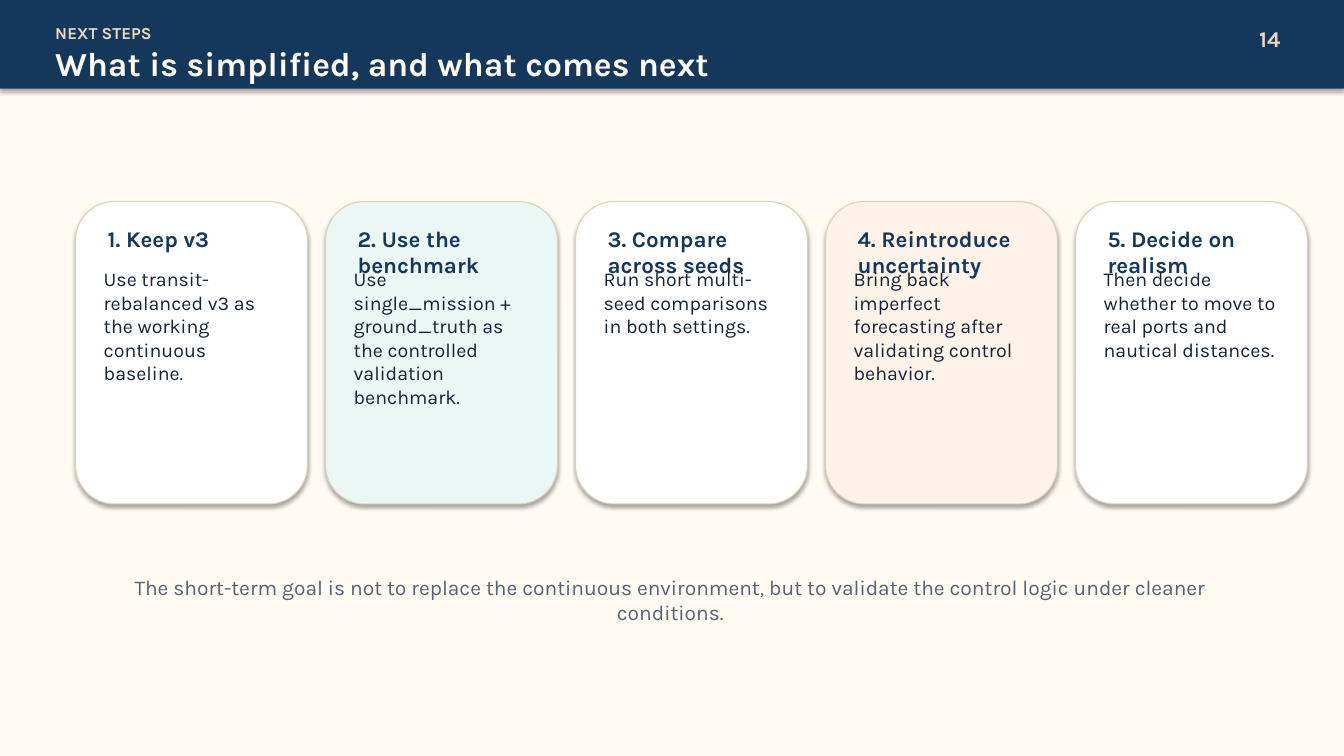
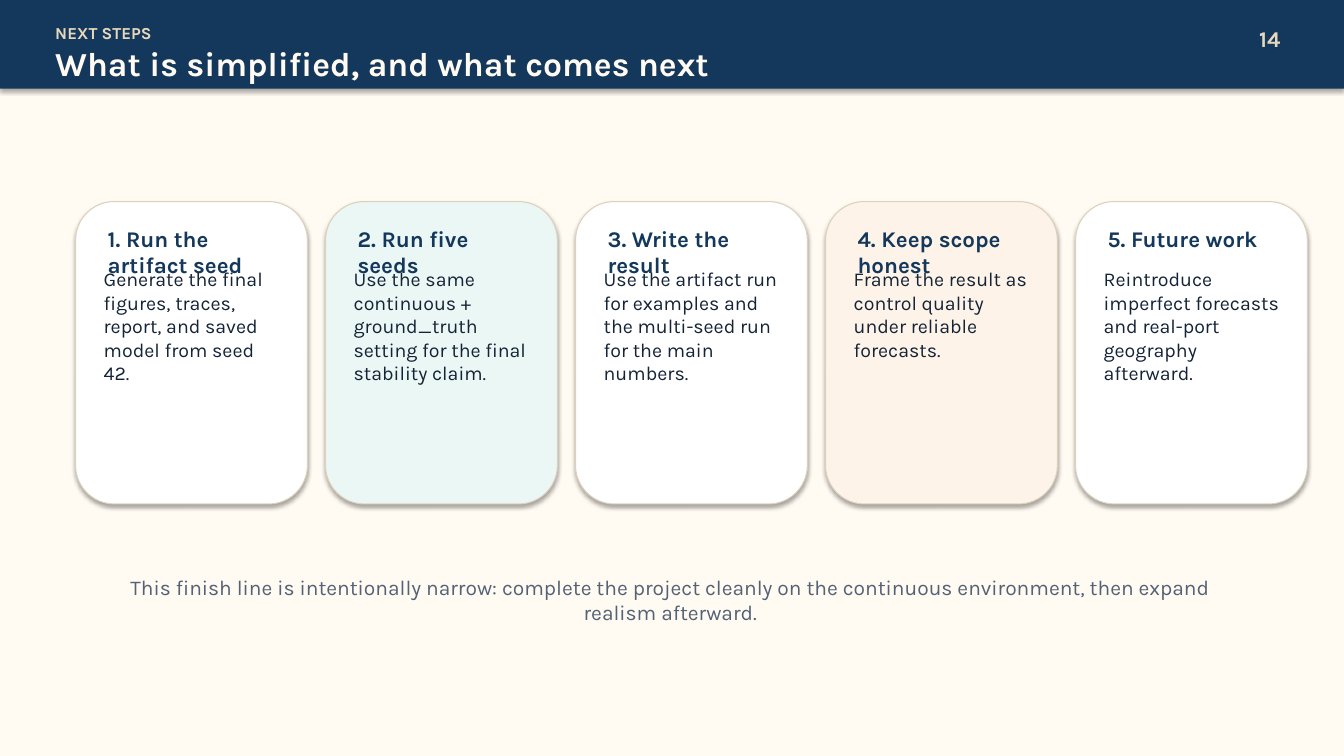
Before and after one commit to zhongnz/qgi_lab_hmarl, a slide deck: slide 14 of docs/reports/2026-03-31_hmarl_project_update_google_slides_import.pptx. Drawn at 1344x756 pixels with LibreOffice and Linux fonts; fonts in the diff are those of the drawing. Boxes give left, top, right and bottom in pixels: in the first picture for what was removed or moved away, otherwise in the second. Text is boxed around its words. In the diff, an @@ line names an element or a change of style, - is before the commit and + after.

Commit message:
Finalize ground-truth runs and reporting

```diff
--- a/docs/reports/2026-03-31_hmarl_project_update_google_slides_import.pptx
+++ b/docs/reports/2026-03-31_hmarl_project_update_google_slides_import.pptx
@@ text at (x1=108, y1=231, x2=242, y2=280): text changed @@
-1. Keep v3
+1. Run the artifact seed
@@ text at (x1=358, y1=231, x2=468, y2=280): text changed @@
-2. Use the benchmark
+2. Run five seeds
@@ text at (x1=608, y1=231, x2=730, y2=280): text changed @@
-3. Compare across seeds
+3. Write the result
@@ text at (x1=858, y1=232, x2=1001, y2=280): text changed @@
-4. Reintroduce uncertainty
+4. Keep scope honest
@@ text at (x1=1108, y1=231, x2=1258, y2=248): text changed @@
-5. Decide on realism
+5. Future work
@@ text at (x1=104, y1=268, x2=263, y2=380): text changed @@
-Use transit-rebalanced v3 as the working continuous baseline.
+Generate the final figures, traces, report, and saved model from seed 42.
@@ text at (x1=354, y1=268, x2=526, y2=385): text changed @@
-Use single_mission + ground_truth as the controlled validation benchmark.
+Use the same continuous + ground_truth setting for the final stability claim.
@@ text at (x1=604, y1=268, x2=777, y2=381): text changed @@
-Run short multi-seed comparisons in both settings.
+Use the artifact run for examples and the multi-seed run for the main numbers.
@@ text at (x1=854, y1=268, x2=1027, y2=358): text changed @@
-Bring back imperfect forecasting after validating control behavior.
+Frame the result as control quality under reliable forecasts.
@@ text at (x1=1104, y1=272, x2=1278, y2=381): text changed @@
-Then decide whether to move to real ports and nautical distances.
+Reintroduce imperfect forecasts and real-port geography afterward.
@@ text at (x1=130, y1=580, x2=1209, y2=620): text changed @@
-The short-term goal is not to replace the continuous environment, but to validate the control logic under cleaner conditions.
+This finish line is intentionally narrow: complete the project cleanly on the continuous environment, then expand realism afterward.
```
Also in this commit, not shown: 4 other slides changed, 1 slide added, 1 slide removed, 25 other files.
